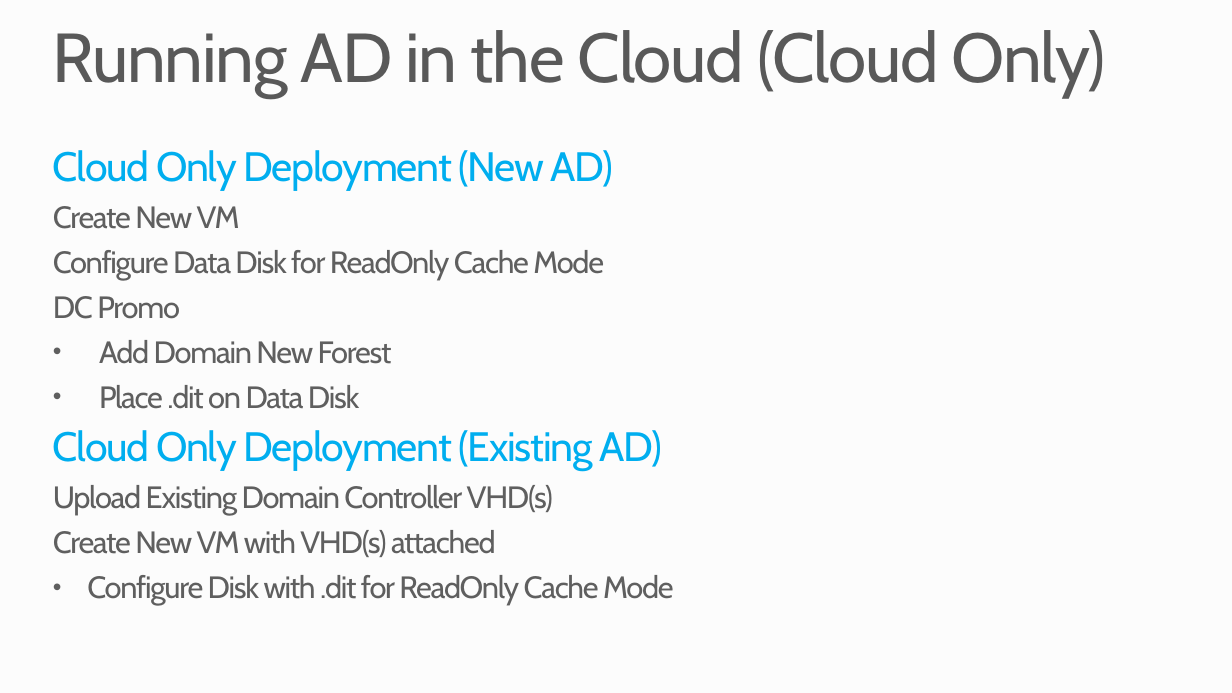
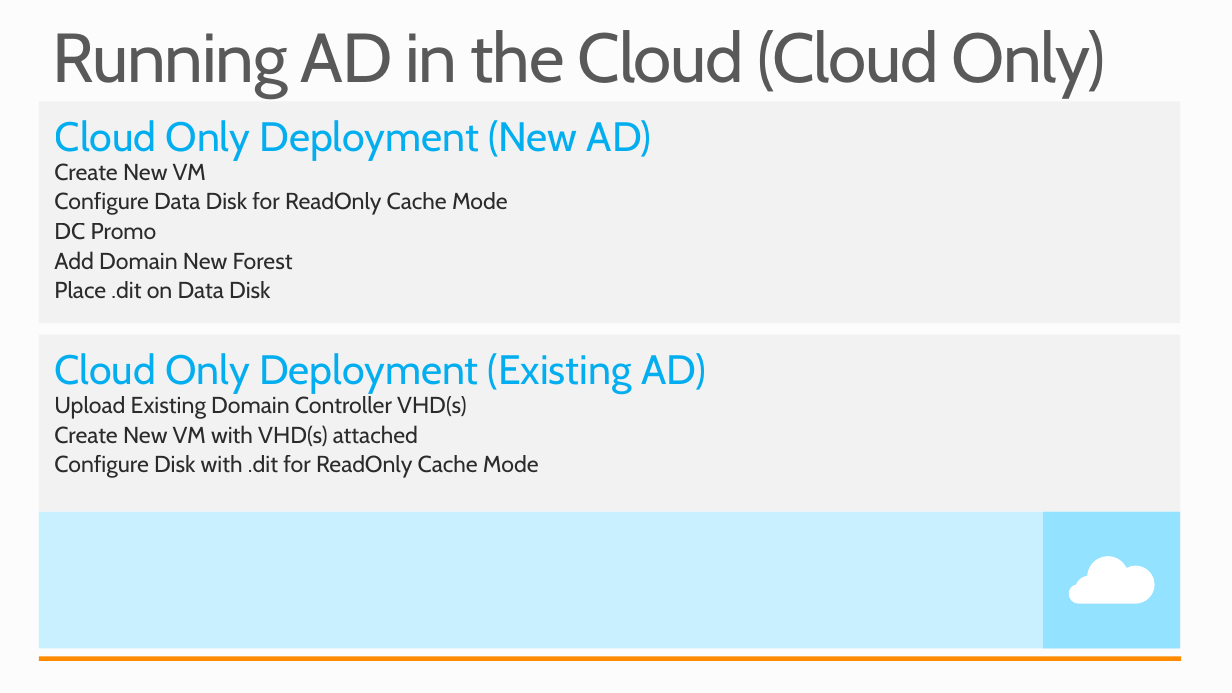
Before and after one commit to mwasham/WATK-Presentations, a slide deck: slide 8 of DeployingActiveDirectory/DeployingActiveDirectory.pptx. Drawn at 1232x693 pixels with LibreOffice and Linux fonts; fonts in the diff are those of the drawing; background and template pictures are left out. Boxes give left, top, right and bottom in pixels: in the first picture for what was removed or moved away, otherwise in the second. Text is boxed around its words. In the diff, an @@ line names an element or a change of style, - is before the commit and + after.

```diff
--- a/DeployingActiveDirectory/DeployingActiveDirectory.pptx
+++ b/DeployingActiveDirectory/DeployingActiveDirectory.pptx
@@ rectangle added at (x1=39, y1=102, x2=1180, y2=323), fill #F2F2F2 @@
@@ text added at (x1=54, y1=120, x2=652, y2=299), 18 pt, text #292929 @@
+Cloud Only Deployment (New AD)
+Create New VM
+Configure Data Disk for ReadOnly Cache Mode
+DC Promo
+Add Domain New Forest
+Place .dit on Data Disk
@@ rectangle added at (x1=39, y1=335, x2=1180, y2=511), fill #F2F2F2 @@
@@ text at (x1=54, y1=353, x2=706, y2=419): text changed; size 24 to 18 pt; text colour #5F5F5F to #292929 @@
-Cloud Only Deployment (New AD)
-Create New VM
-Configure Data Disk for ReadOnly Cache Mode
-DC Promo
-• Add Domain New Forest
-• Place .dit on Data Disk
-Cloud Only Deployment (Existing AD)
-Upload Existing Domain Controller VHD(s)
+Cloud Only Deployment (Existing AD)
+Upload Existing Domain Controller VHD(s)
@@ text "Cloud Only Deployment (Existing AD) ..." moved from (x1=53, y1=150, x2=674, y2=605) to (x1=54, y1=353, x2=706, y2=478) @@
@@ text at (x1=54, y1=425, x2=539, y2=478): size 24 to 18 pt, text colour #5F5F5F to #292929, letter spacing -1 to 0 pt in "Create New VM with VHD(s) attached", "Configure Disk with .dit for ReadOnly Cache ..."; less space between paragraphs; bullet • to none @@
@@ rectangle added at (x1=39, y1=512, x2=1180, y2=649), fill #C9F0FF @@
@@ rectangle added at (x1=1043, y1=512, x2=1180, y2=649), fill #93E2FF @@
@@ freeform shape added at (x1=1068, y1=556, x2=1154, y2=604), fill #FFFFFF @@
@@ rectangle added at (x1=39, y1=656, x2=1181, y2=661), fill #FF8A00 @@
```
Also in this commit, not shown: 23 other slides changed, 1 slide added, 1 slide removed, 4 other files.
